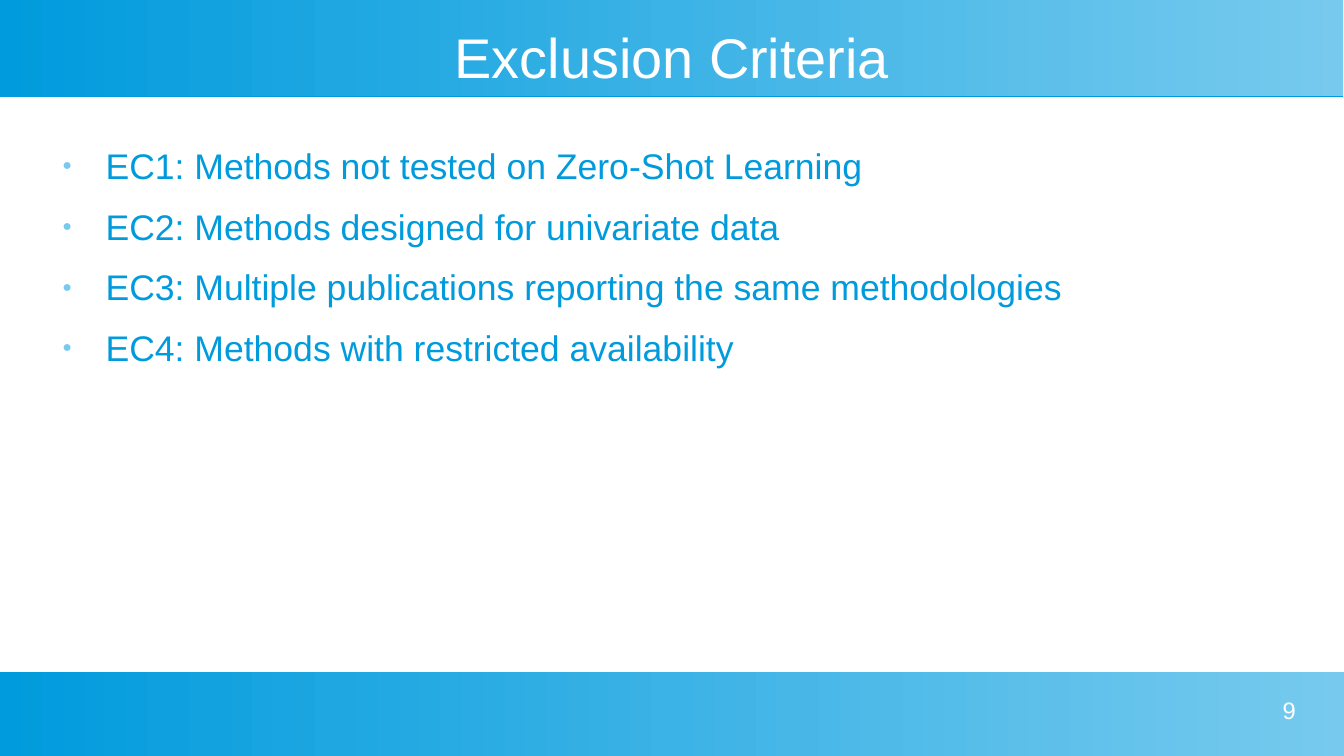
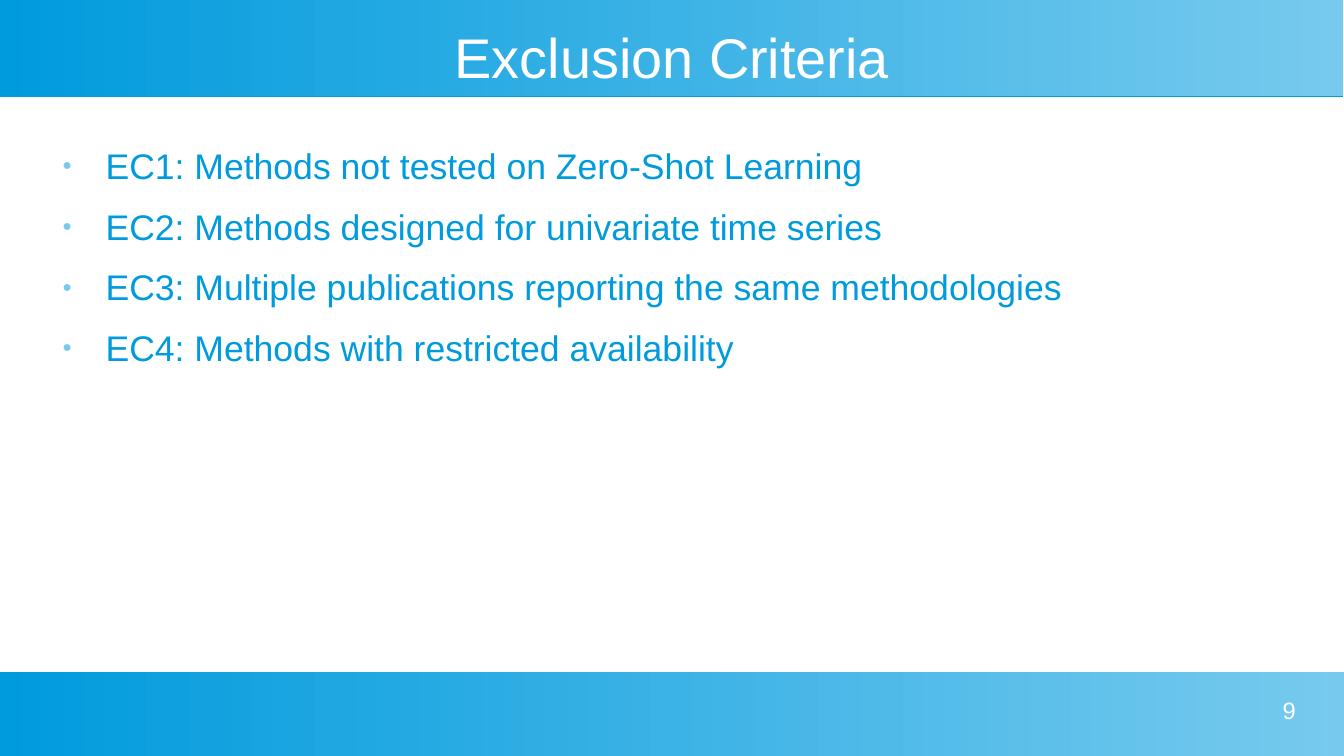
Before and after one commit to johanneshoelker/Smart-Systems-Paper, a slide deck: slide 9 of Presentation/Kolloq.odp. Drawn at 1344x756 pixels with LibreOffice and Linux fonts; fonts in the diff are those of the drawing. Boxes give left, top, right and bottom in pixels: in the first picture for what was removed or moved away, otherwise in the second. Text is boxed around its words. In the diff, an @@ line names an element or a change of style, - is before the commit and + after.

Commit message:
presentation final

```diff
--- a/Presentation/Kolloq.odp
+++ b/Presentation/Kolloq.odp
@@ text at box(106, 214, 882, 247): text changed @@
-● EC2: Methods designed for univariate data
+● EC2: Methods designed for univariate time series
```
Also in this commit, not shown: 1 other slide changed, 1 other file.
